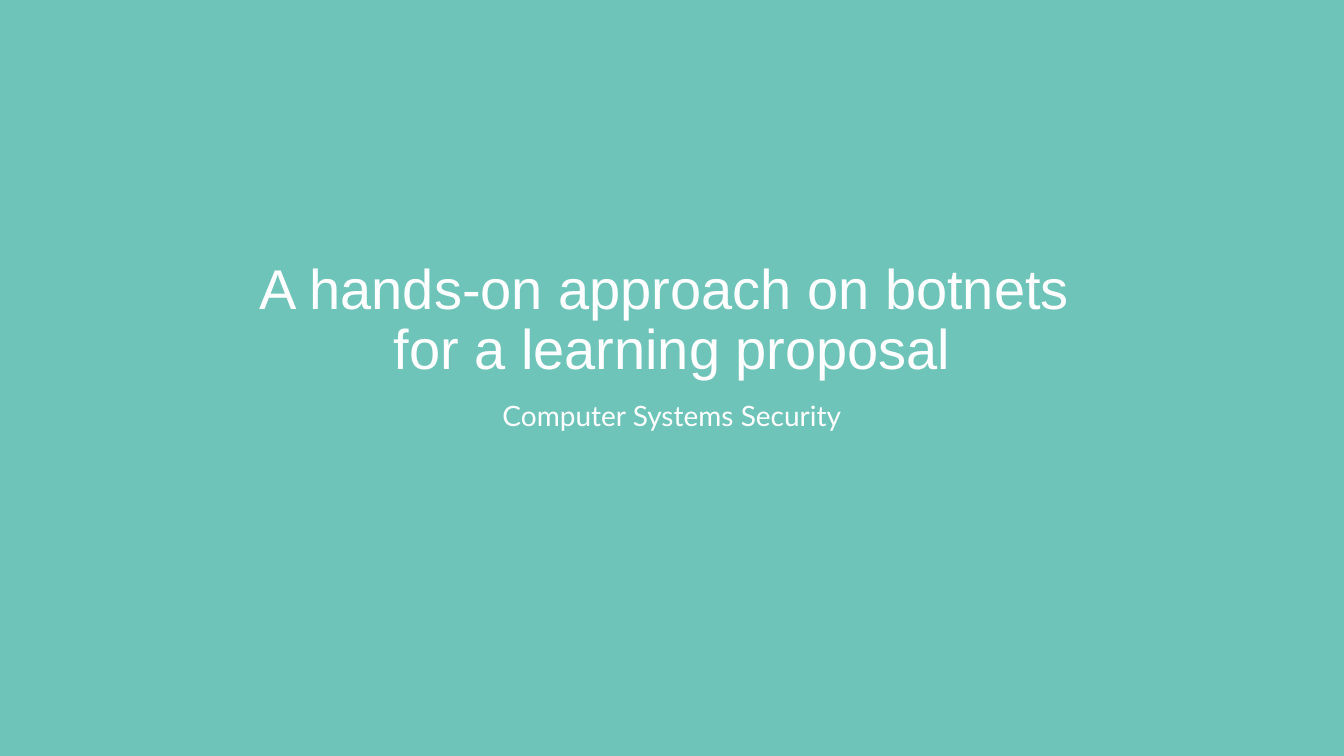
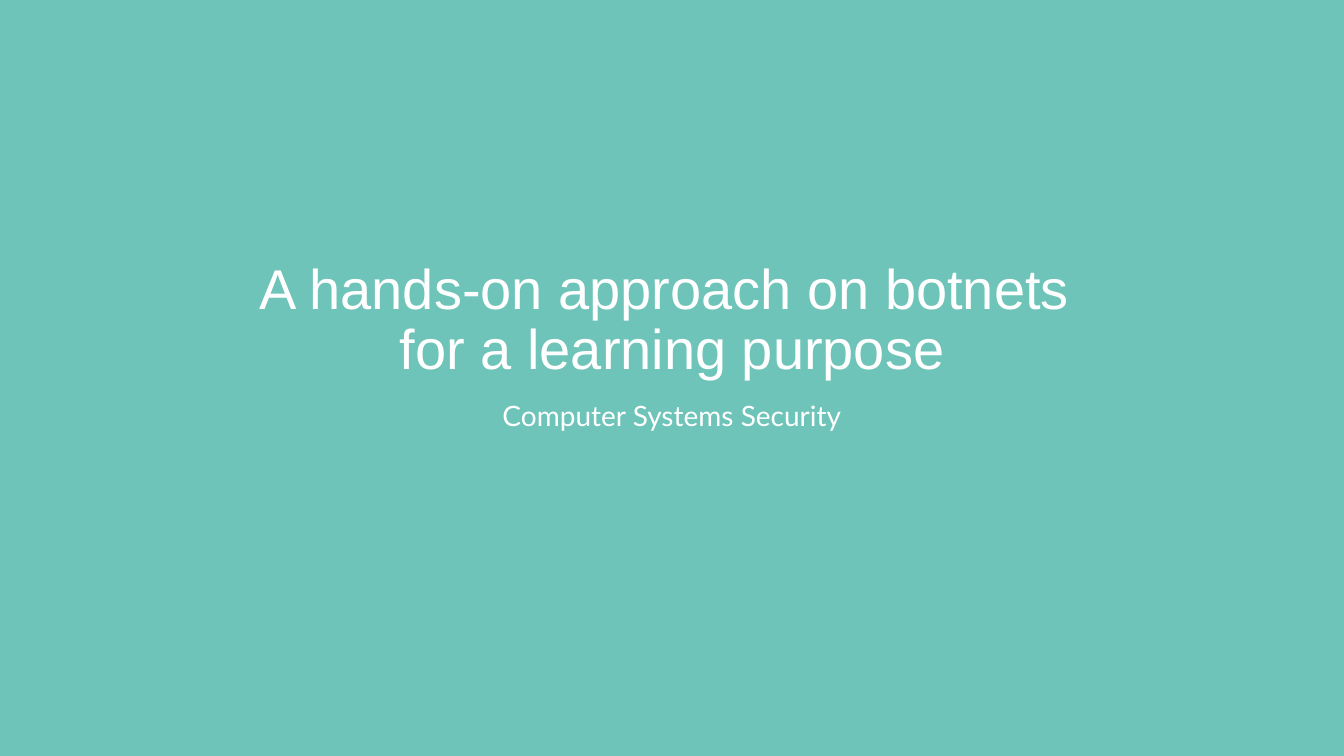
Before and after one commit to jpdias/botnet-lab, a slide deck: slide 1 of specification/A hands-on approach on botnets.pptx. Drawn at 1344x756 pixels with LibreOffice and Linux fonts; fonts in the diff are those of the drawing; background and template pictures are left out. Boxes give left, top, right and bottom in pixels: in the first picture for what was removed or moved away, otherwise in the second. Text is boxed around its words. In the diff, an @@ line names an element or a change of style, - is before the commit and + after.

```diff
--- a/specification/A hands-on approach on botnets.pptx
+++ b/specification/A hands-on approach on botnets.pptx
@@ title at (260,268,1069,379): text changed @@
-A hands-on approach on botnets
-for a learning proposal
+A hands-on approach on botnets
+for a learning purpose
```
Also in this commit, not shown: 2 other files.
